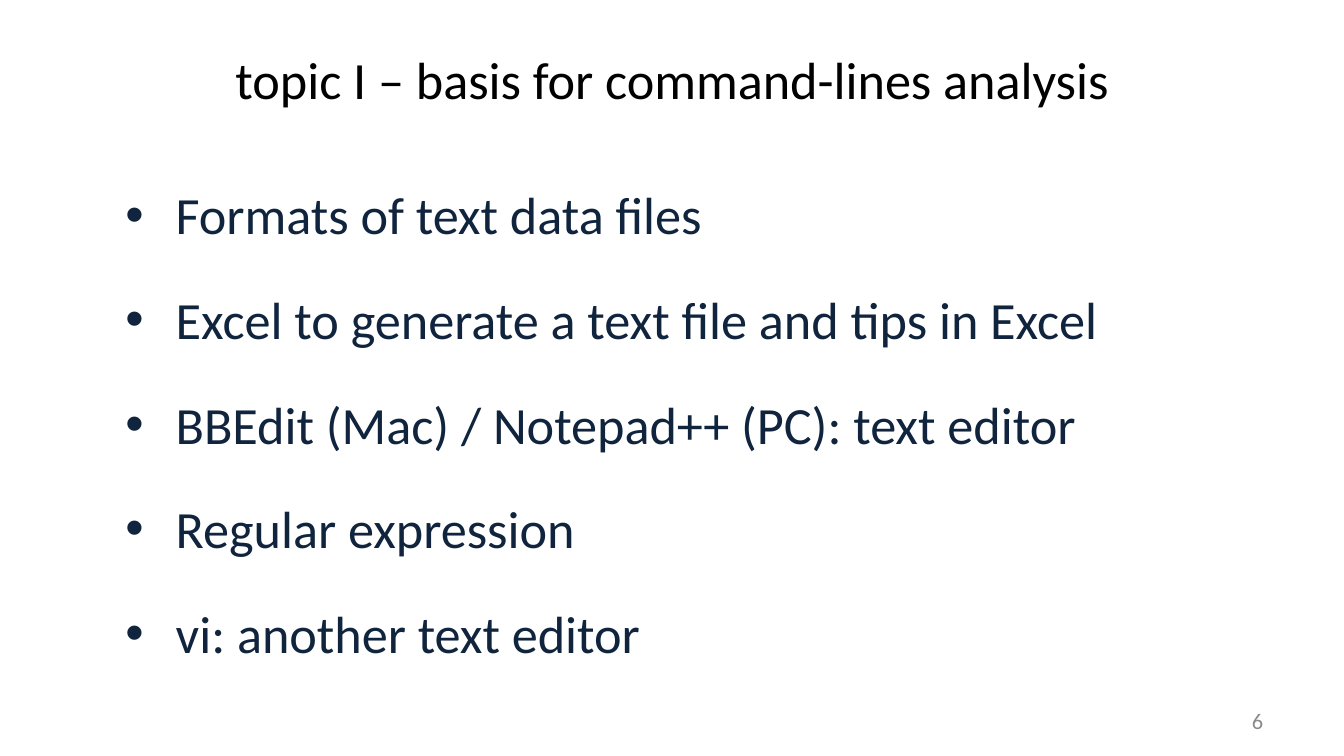
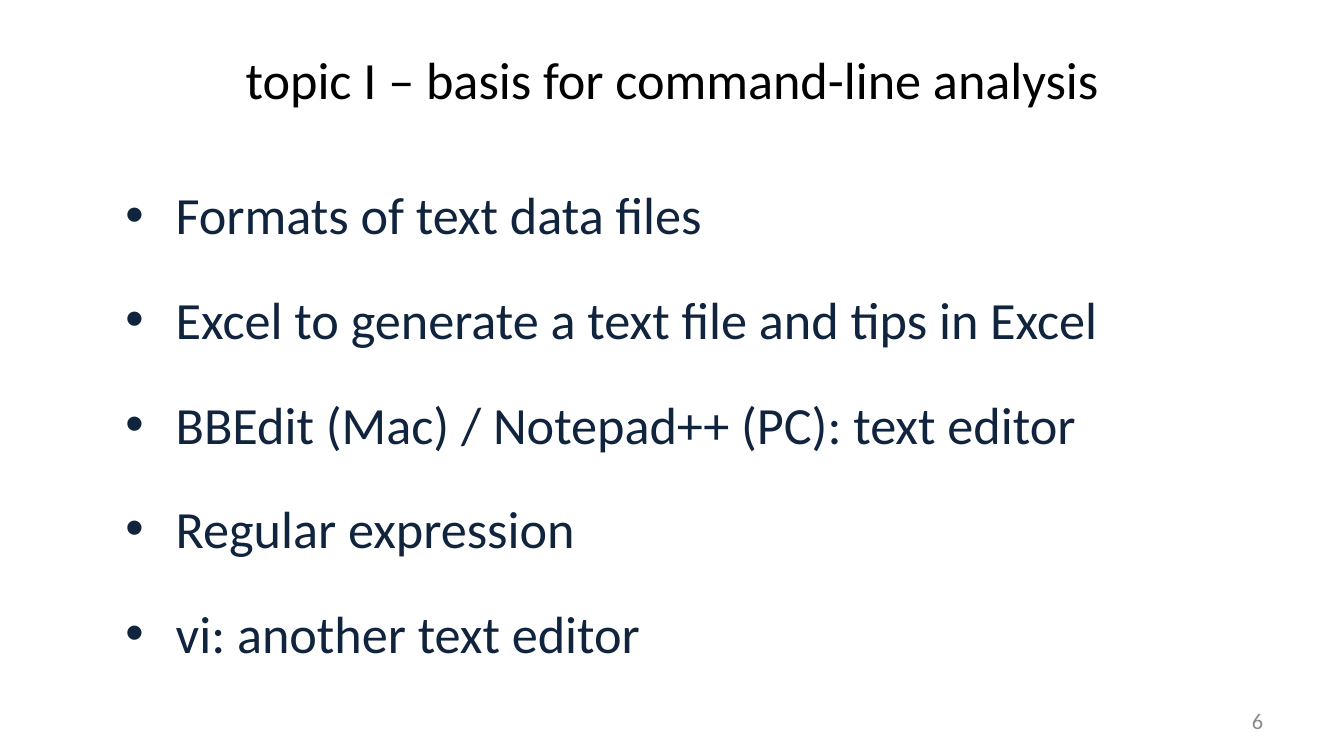
Before and after one commit to liu3zhenlab/teaching, a slide deck: slide 6 of PLPTH813Bioinformatis/2025/1_lecture/lecture01_overview_basis.pptx. Drawn at 1344x756 pixels with LibreOffice and Linux fonts; fonts in the diff are those of the drawing. Boxes give left, top, right and bottom in pixels: in the first picture for what was removed or moved away, otherwise in the second. Text is boxed around its words. In the diff, an @@ line names an element or a change of style, - is before the commit and + after.

```diff
--- a/PLPTH813Bioinformatis/2025/1_lecture/lecture01_overview_basis.pptx
+++ b/PLPTH813Bioinformatis/2025/1_lecture/lecture01_overview_basis.pptx
@@ title at box(246, 62, 1098, 108): text changed @@
-topic I – basis for command-lines analysis
+topic I – basis for command-line analysis
```
Also in this commit, not shown: 2 other slides changed, 1 other file.
